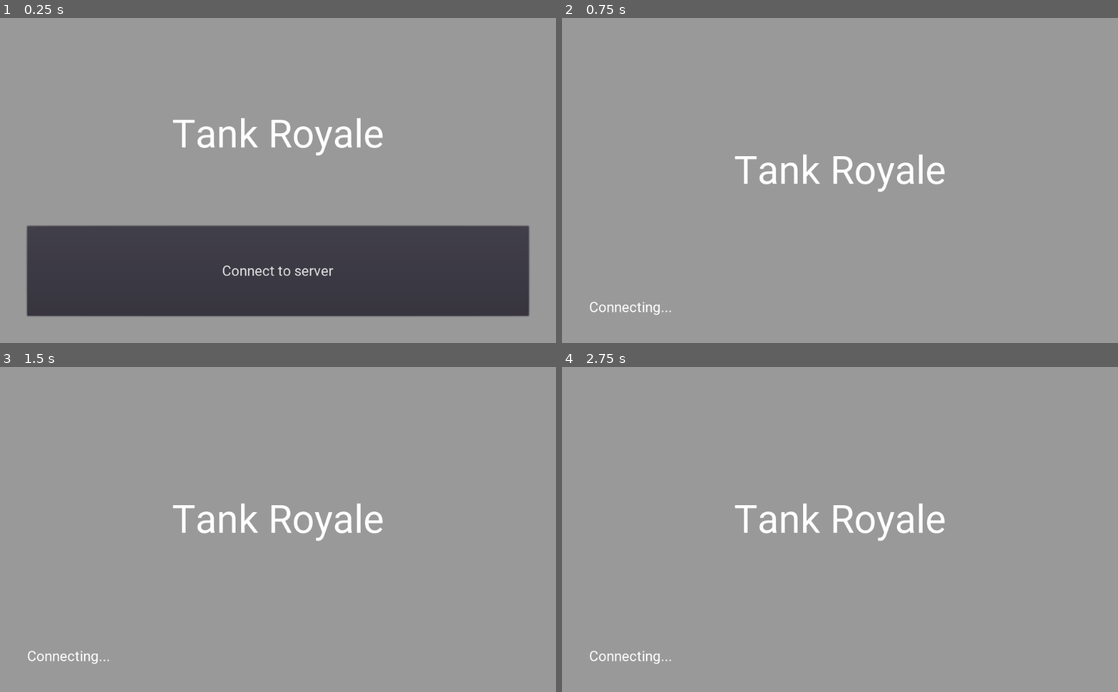
Above: before the commit, frames 1-4 (two rows, left to right).
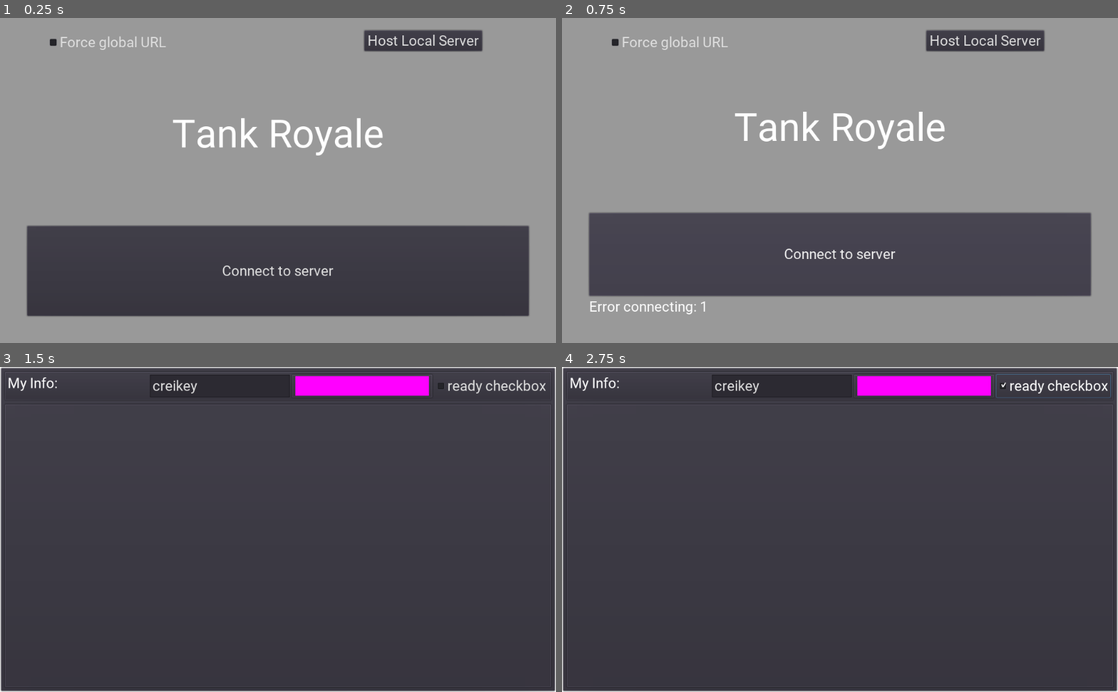
Above: after the commit, the same moments.

Repository: creikey/tank-royale
Game: Godot game, scene res://TitleConnectScreen.tscn
Same seed, same stepped clock (60 frames per second), same inputs: the game is played once before the commit and once after it.
Inputs (mouse positions are in pixels of both pictures, inside the frame that each line leads up to):
- Up to frame 1 (0.25 s): no input
- Up to frame 2 (0.75 s): click "Connect to server" at 0.5 s
- Up to frame 3 (1.5 s): click (422, 389) at 1.25 s, where only the run after the commit has a clickable "Host Local Server"
- Up to frame 4 (2.75 s): click (1051, 386) at 2 s, where only the run after the commit has a clickable "ready checkbox"

The runs differ from the first frame. In frame 1, 1.6% of the frame differs, in the area x 8-87%, y 3-11%; in frame 2, 28%; in frame 3, 99%; in frame 4, 99%, in the area x 0-100%, y 0-100%.

Commit message:
Get better working player death and minimize errors

Diff:
--- a/src/Bullet.gd
+++ b/src/Bullet.gd
@@ -6,6 +6,13 @@
 
 var movement_vector: Vector2 = Vector2(1, 0)
 var my_owner_id := 1
+
+func _ready():
+	get_tree().connect("network_peer_disconnected", self, "_player_disconnected")
+
+func _player_disconnected(id):
+	if my_owner_id == id:
+		queue_free()
 
 func _physics_process(delta):
 	if not is_network_master():
--- a/src/CameraTarget.gd
+++ b/src/CameraTarget.gd
@@ -1,24 +1,29 @@
 extends Node2D
 
-var cur_target: Node2D = null setget set_cur_target
+var cur_target: Node2D = null
 #var map_size: Vector2 = Vector2(1000, 1000)
 
-func set_cur_target(new_cur_target):
-	cur_target = new_cur_target
+#func set_cur_target(new_cur_target):
+#	cur_target = new_cur_target
+#	if cur_target != null:
+#		print("New camera target: ", new_cur_target.name)
+# warning-ignore:return_value_discarded
+#		cur_target.connect("die", self, "_on_cur_target_dead")
+#	else:
+#		print("New camerat target is null!")
+
+#func _on_cur_target_dead():
+#	print("Cur target died!")
+#	cur_target = null
+
+func _process(_delta):
 	if cur_target != null:
-		print("New camera target: ", new_cur_target.name)
-		cur_target.connect("die", self, "_on_cur_target_dead")
-	else:
-		print("New camerat arget is null!")
-
-func _on_cur_target_dead():
-	print("Cur target died!")
-	cur_target = null
-
-func _process(delta):
-	if cur_target != null:
-		global_position = cur_target.global_position
-		return
+		if not cur_target.visible:
+			cur_target = null
+		else:
+			$Camera2D.zoom = Vector2(1, 1)
+			global_position = cur_target.global_position
+			return
 
 	var map_size := LobbySingleton.map_size
 	var wall_length := LobbySingleton.wall_length
--- a/src/GameStartCountdown.gd
+++ b/src/GameStartCountdown.gd
@@ -1,7 +1,7 @@
 extends Label
 
 
-func _process(delta):
+func _process(_delta):
 	if LobbySingleton.start_game_countdown < 3.0:
 		visible = true
 		text = str("Game starting in: ", LobbySingleton.start_game_countdown)
--- a/src/GeneratedMap.gd
+++ b/src/GeneratedMap.gd
@@ -77,7 +77,7 @@
 		var row: int = spawn_point_data["row"]
 		var column: int = spawn_point_data["column"]
 
-		print(id,"	",row,"	",column)
+#		print(id,"	",row,"	",column)
 
 		id_to_spawnpoint[id] = Vector2(row, column)*wall_length + Vector2(wall_length, wall_length)/2.0
 
@@ -93,7 +93,7 @@
 	rpc("add_maze_bodies")
 	rpc("spawn_players")
 
-func spawn_player(peer_id: int, info: Dictionary, is_my_player: bool, spawnpoint: Vector2) -> Node2D:
+func spawn_player(peer_id: int, info: Dictionary, spawnpoint: Vector2) -> Node2D:
 	var cur_player = preload("res://Player.tscn").instance()
 	cur_player.set_name(str(peer_id))
 #	cur_player.get_node("Camera2D").current = is_my_player
@@ -104,16 +104,17 @@
 
 	get_node(players_path).add_child(cur_player)
 	cur_player.position = spawnpoint
+	cur_player.enable()
 	return cur_player
 
 remotesync func spawn_players():
 	var my_id: int = get_tree().get_network_unique_id()
 	if my_id != 1:
-		var my_player := spawn_player(my_id, LobbySingleton.my_info, true, id_to_spawnpoint[my_id])
+		var my_player := spawn_player(my_id, LobbySingleton.my_info, id_to_spawnpoint[my_id])
 		get_node(camera_target_path).cur_target = my_player
 
 	for id in LobbySingleton.player_info.keys():
-		spawn_player(id, LobbySingleton.player_info[id], false, id_to_spawnpoint[id])
+		var _new_player = spawn_player(id, LobbySingleton.player_info[id], id_to_spawnpoint[id])
 
 remotesync func add_maze_bodies():
 	var wall_length := LobbySingleton.wall_length
--- a/src/GridBackground.gd
+++ b/src/GridBackground.gd
@@ -1,7 +1,7 @@
 extends CanvasLayer
 
 
-func _process(delta):
+func _process(_delta):
 	$Sprite.region_rect.size = get_viewport().size
 #	$Sprite.region_rect.position = get_parent().get_parent().get_viewport().get_final_transform().origin
 #	print(get_parent().name)
--- a/src/LeaderboardPanelContainer.gd
+++ b/src/LeaderboardPanelContainer.gd
@@ -5,6 +5,7 @@
 onready var information_vbox = $V
 
 func _ready():
+# warning-ignore:return_value_discarded
 	LobbySingleton.connect("player_info_updated", self, "_on_player_info_updated")
 	_on_player_info_updated()
 
@@ -21,6 +22,7 @@
 			continue
 		c.queue_free()
 
-	_add_player(get_tree().get_network_unique_id(), LobbySingleton.my_info["username"], LobbySingleton.my_info["score"])
+	if not get_tree().is_network_server():
+		_add_player(get_tree().get_network_unique_id(), LobbySingleton.my_info["username"], LobbySingleton.my_info["score"])
 	for id in LobbySingleton.player_info.keys():
 		_add_player(id, LobbySingleton.player_info[id]["username"], LobbySingleton.player_info[id]["score"])
--- a/src/LobbySingleton.gd
+++ b/src/LobbySingleton.gd
@@ -2,9 +2,10 @@
 
 # singleton for lobby management
 
-const port = 443
-const max_players = 4
-const url = "wss://a-hoy.club:" + str(port)
+const global_port = 443
+const global_url = "wss://a-hoy.club:" + str(global_port)
+const local_port = 8885
+const local_url = "ws://127.0.0.1:" + str(local_port)
 
 const map_size := 15
 const wall_length = 200.0
@@ -19,32 +20,44 @@
 # have to wait for players to load in main scene
 var players_done_configuring = []
 # Player info, associate ID to data
-var player_info = {}
+remote var player_info = {}
 # Info we send to other players
 var my_info = { username = "creikey", color = Color8(255, 0, 255), ready = false, score = 0 }
 
 var game_active := false
-var printed_polling := false
-# Connect all functions
+
+func _get_adjacent_file(filename: String):
+	return load(ProjectSettings.globalize_path(str("res://", filename)))
 
 func _ready():
+
+	# cli loading of certs and game start
 	var args := OS.get_cmdline_args()
 	if args.size() > 0:
+		var processed_args = args
+
+		for i in processed_args.size():
+			processed_args[i] = processed_args[i].trim_prefix("--")
+
 		server = WebSocketServer.new()
-#		server.bind_ip = bind_ip
-		server.private_key = load("res://privkey.key")
-		server.ssl_certificate = load("res://fullchain.crt")
-		server.ca_chain = load("res://ca-certificates.crt")
+
+		server.private_key = _get_adjacent_file(processed_args[0])
+		server.ssl_certificate = _get_adjacent_file(processed_args[1])
+		server.ca_chain = _get_adjacent_file(processed_args[2])
+
+		activate_server(global_port)
 
 # warning-ignore:return_value_discarded
-		server.listen(port, PoolStringArray(), true)
-		get_tree().set_network_peer(server)
-		print("Serving on port ", port, "...")
 	var _err := get_tree().connect("network_peer_connected", self, "_player_connected")
 	_err = get_tree().connect("network_peer_disconnected", self, "_player_disconnected")
 	_err = get_tree().connect("connected_to_server", self, "_connected_ok")
 	_err = get_tree().connect("connection_failed", self, "_connected_fail")
 	_err = get_tree().connect("server_disconnected", self, "_server_disconnected")
+
+func activate_server(port: int):
+	server.listen(port, PoolStringArray(), true)
+	get_tree().set_network_peer(server)
+	print("Serving on port ", port, "...")
 
 
 func _everybody_ready() -> bool:
@@ -66,9 +79,6 @@
 func _process(delta):
 	if server != null:
 		if server.is_listening():
-			if not printed_polling:
-				print("polling!")
-				printed_polling = true
 			server.poll()
 			if game_active:
 				return
@@ -96,6 +106,10 @@
 
 func _player_connected(id):
 	# Called on both clients and server when a peer connects. Send my info to it.
+#	if get_tree().is_network_server() and game_active:
+#		rset_id(id, "player_info", player_info)
+#		rpc_id(id, "pre_configure_game")
+
 	print("Player connected: ", id)
 	rpc_id(id, "register_player", my_info)
 
@@ -126,8 +140,6 @@
 
 remotesync func clear_players_done():
 	players_done_configuring.clear()
-
-
 #	get_node("/root/Main/SpawnPoints").add_player(my_player, spawnpoint_name)
 #	get_node("/root/Main/Players").add_child(my_player)
 
@@ -135,6 +147,7 @@
 	get_tree().set_pause(true)
 	var self_peer_id = get_tree().get_network_unique_id()
 
+# warning-ignore:return_value_discarded
 	get_tree().change_scene("res://Main.tscn")
 #	yield(get_tree().create_timer(0.2), "timeout")
 
@@ -143,8 +156,8 @@
 
 #	for p in player_info:
 #		spawn_player(p, player_info[p], false, "test")
-
-	rpc_id(1, "done_preconfiguring", self_peer_id)
+	if self_peer_id != 1:
+		rpc_id(1, "done_preconfiguring", self_peer_id)
 
 remote func done_preconfiguring(who):
 	# Here are some checks you can do, for example
@@ -168,6 +181,7 @@
 
 func my_info_changed():
 	rpc("register_player", my_info)
+	emit_signal("player_info_updated")
 #	for id in player_info.keys():
 #		rpc_id(id, "register_player", my_info)
 #	rpc_id(1, "register_player", my_info)
--- a/src/Main.gd
+++ b/src/Main.gd
@@ -1,19 +1,40 @@
 extends Node2D
 
-func _process(delta):
+func _get_enabled_players() -> Array:
+	var to_return: Array = []
+	for c in $Players.get_children():
+		if c.visible:
+			to_return.append(c)
+	return to_return
+
+func _process(_delta):
 	if get_tree().get_network_unique_id() != 1: # only check on the server
 		return
-	if LobbySingleton.player_info.keys().size() + 1 > 1: # must add one, excludes my info
-		if $Players.get_children().size() <= 1:
-			var player_nodes: Array = $Players.get_children()
+#	print(LobbySingleton.player_info.keys())
+	if LobbySingleton.player_info.keys().size() > 1: # more than one player
+		var player_nodes: Array = _get_enabled_players()
+		if player_nodes.size() == 1: # only one player left, winner!
+
 			if $CameraTarget.cur_target != player_nodes[0]:
-				$CameraTarget.cur_target = player_nodes[0]
+				rpc("focus_on_remaining_player")
+#			if player_nodes.size() == 0:
+#				$CameraTarget.cur_target = null
+#			elif $CameraTarget.cur_target != player_nodes[0]:
+#				$CameraTarget.cur_target = player_nodes[0]
 			if $ReloadGameTimer.is_stopped():
 				$ReloadGameTimer.start()
-	elif $Players.get_children().size() <= 0:
+		elif player_nodes.size() == 0: # nobody left, immediately restart
+			$ReloadGameTimer.stop()
+			reload_game()
+	elif _get_enabled_players().size() <= 0:
 		reload_game()
 #	if ($Players.get_children().size() <= 1 and LobbySingleton.player_info.keys().size > 1) or :
 #		rpc_id(1, "reload_game")
+
+remotesync func focus_on_remaining_player():
+	var player_nodes: Array = _get_enabled_players()
+#	if $CameraTarget.cur_target != player_nodes[0]:
+	$CameraTarget.cur_target = player_nodes[0]
 
 func reload_game():
 	LobbySingleton.rpc("clear_players_done")
--- /dev/null
+++ b/src/MidjoinLobby.tscn
@@ -0,0 +1,26 @@
+[gd_scene load_steps=2 format=2]
+
+[ext_resource path="res://theme.tres" type="Theme" id=1]
+
+[node name="MidjoinLobby" type="Node2D"]
+
+[node name="CanvasLayer" type="CanvasLayer" parent="."]
+
+[node name="PanelContainer" type="PanelContainer" parent="CanvasLayer"]
+anchor_right = 1.0
+anchor_bottom = 1.0
+theme = ExtResource( 1 )
+__meta__ = {
+"_edit_use_anchors_": false
+}
+
+[node name="VBoxContainer" type="VBoxContainer" parent="CanvasLayer/PanelContainer"]
+margin_left = 7.0
+margin_top = 7.0
+margin_right = 1017.0
+margin_bottom = 593.0
+
+[node name="WarningLabel" type="Label" parent="CanvasLayer/PanelContainer/VBoxContainer"]
+margin_right = 1010.0
+margin_bottom = 32.0
+text = "Game has already started! Click the join button once you're alright with your info"
--- a/src/Player.gd
+++ b/src/Player.gd
@@ -1,8 +1,6 @@
 extends KinematicBody2D
 
 const speed = 500.0
-
-signal die
 
 export (PackedScene) var bullet_pack
 
@@ -14,7 +12,13 @@
 #remotesync var vertical_input := 0.0
 
 func _ready():
+	disable()
+	get_tree().connect("network_peer_disconnected", self, "_player_disconnected")
 	target_transform = global_transform
+
+func _player_disconnected(id):
+	if get_network_master() == id:
+		queue_free()
 
 func set_username(new_username):
 	username = new_username
@@ -32,17 +36,22 @@
 	cur_bullet.set_network_master(1)
 
 func _input(event):
+	if not visible:
+		return
 	if is_network_master() and event.is_action_pressed("g_fire"):
 		number_of_bullets += 1
 		rpc("fire_bullet", global_transform, Vector2(1, 0).rotated(rotation), str(name,"_",number_of_bullets), get_tree().get_network_unique_id())
 
 func _physics_process(delta):
+	if not visible:
+		return
 	if is_network_master():
 		var horizontal := float(Input.is_action_pressed("g_right")) - float(Input.is_action_pressed("g_left"))
 		var vertical := float(Input.is_action_pressed("g_down")) - float(Input.is_action_pressed("g_up"))
 		rotation += deg2rad(horizontal*360.0*delta)
 		var _vel := move_and_slide(Vector2(speed*vertical, 0.0).rotated(rotation + PI))
 		rset_unreliable("target_transform", global_transform)
+#		print("Transmitting!")
 	else:
 		global_transform = target_transform
 	$UsernameLabel.rect_rotation = -rad2deg(rotation)
@@ -53,7 +62,16 @@
 #	emit_signal("die")
 #	queue_free()
 
+func enable():
+	visible = true
+	$CollisionShape2D.disabled = false
+
+func disable():
+	visible = false
+	$CollisionShape2D.disabled = true
+
 remotesync func die():
 #	rpc("delete_myself")
-	emit_signal("die")
-	queue_free()
+#	emit_signal("die")
+#	queue_free()
+	disable()
--- a/src/Player.tscn
+++ b/src/Player.tscn
@@ -39,9 +39,6 @@
 "_edit_use_anchors_": false
 }
 
-[node name="Camera2D" type="Camera2D" parent="."]
-smoothing_enabled = true
-
 [node name="UsernameLabel" type="Label" parent="."]
 margin_left = -112.0
 margin_top = -137.0
--- a/src/TitleConnectScreen.gd
+++ b/src/TitleConnectScreen.gd
@@ -2,10 +2,11 @@
 
 export (NodePath) var connect_button_path
 export (NodePath) var status_label_path
+export (NodePath) var force_global_checkbox_path
 
 onready var connect_button = get_node(connect_button_path)
 onready var status_label = get_node(status_label_path)
-
+onready var force_global_checkbox = get_node(force_global_checkbox_path)
 
 
 func _on_ConnectButton_pressed():
@@ -14,22 +15,44 @@
 	status_label.visible = true
 
 	LobbySingleton.client = WebSocketClient.new()
+# warning-ignore:return_value_discarded
 	LobbySingleton.client.connect("connection_error", self, "_on_connection_error")
-	var err: int = LobbySingleton.client.connect_to_url(LobbySingleton.url, PoolStringArray(), true)
+
+	# choose local url if in editor
+	var my_url: String = LobbySingleton.local_url
+	if OS.has_feature("standalone") or force_global_checkbox.pressed:
+		my_url = LobbySingleton.global_url
+
+	var err: int = LobbySingleton.client.connect_to_url(my_url, PoolStringArray(), true)
 	if err != OK:
 		status_label.text = str("Error connecting: ", str(err))
 		connect_button.visible = true
 		return
 	get_tree().set_network_peer(LobbySingleton.client)
+# warning-ignore:return_value_discarded
+	get_tree().connect("connection_failed", self, "_on_connection_error")
+# warning-ignore:return_value_discarded
+	get_tree().connect("connected_to_server", self, "_on_connected")
+
+func _on_connected():
+# warning-ignore:return_value_discarded
+	get_tree().change_scene("res://Lobby.tscn")
 
 func _on_connection_error():
 	status_label.text = str("Error connecting: Could not connect to server")
 	connect_button.visible = true
 	return
 
-func _process(_delta):
-	if LobbySingleton.client != null and LobbySingleton.client.get_connection_status() == WebSocketClient.CONNECTION_CONNECTED:
-		status_label.text = "Connected!"
+# func _process(_delta):
+	# if LobbySingleton.client != null and LobbySingleton.client.get_connection_status() == WebSocketClient.CONNECTION_CONNECTED:
+		# status_label.text = "Connected!"
 #		yield(get_tree().create_timer(0.5), "timeout")
 	# warning-ignore:return_value_discarded
-		get_tree().change_scene("res://Lobby.tscn")
+		# get_tree().change_scene("res://Lobby.tscn")
+
+
+
+func _on_HostLocalServerButton_pressed():
+	LobbySingleton.server = WebSocketServer.new()
+	LobbySingleton.activate_server(LobbySingleton.local_port)
+	get_tree().change_scene("res://Lobby.tscn")
--- a/src/TitleConnectScreen.tscn
+++ b/src/TitleConnectScreen.tscn
@@ -1,8 +1,9 @@
-[gd_scene load_steps=6 format=2]
+[gd_scene load_steps=7 format=2]
 
 [ext_resource path="res://theme.tres" type="Theme" id=1]
 [ext_resource path="res://TitleConnectScreen.gd" type="Script" id=2]
 [ext_resource path="res://Roboto-Regular.ttf" type="DynamicFontData" id=3]
+[ext_resource path="res://VisibleOnEditorBuild.gd" type="Script" id=4]
 
 [sub_resource type="StyleBoxFlat" id=1]
 content_margin_left = 50.0
@@ -18,6 +19,7 @@
 script = ExtResource( 2 )
 connect_button_path = NodePath("../TitleConnectScreen/UI/PanelContainer/TitleScreen/ConnectButton")
 status_label_path = NodePath("../TitleConnectScreen/UI/PanelContainer/TitleScreen/StatusLabel")
+force_global_checkbox_path = NodePath("UI/ForceGlobalCheckbox")
 
 [node name="UI" type="CanvasLayer" parent="."]
 
@@ -59,4 +61,29 @@
 margin_top = 467.0
 margin_right = 924.0
 margin_bottom = 499.0
+
+[node name="ForceGlobalCheckbox" type="CheckBox" parent="UI"]
+margin_left = 86.3733
+margin_top = 24.8094
+margin_right = 310.373
+margin_bottom = 64.8094
+theme = ExtResource( 1 )
+text = "Force global URL"
+script = ExtResource( 4 )
+__meta__ = {
+"_edit_use_anchors_": false
+}
+
+[node name="HostLocalServerButton" type="Button" parent="UI"]
+margin_left = 670.938
+margin_top = 22.5625
+margin_right = 887.938
+margin_bottom = 60.5625
+theme = ExtResource( 1 )
+text = "Host Local Server"
+script = ExtResource( 4 )
+__meta__ = {
+"_edit_use_anchors_": false
+}
 [connection signal="pressed" from="UI/PanelContainer/TitleScreen/ConnectButton" to="." method="_on_ConnectButton_pressed"]
+[connection signal="pressed" from="UI/HostLocalServerButton" to="." method="_on_HostLocalServerButton_pressed"]
--- /dev/null
+++ b/src/VisibleOnEditorBuild.gd
@@ -0,0 +1,4 @@
+extends Control
+
+func _ready():
+	visible = not OS.has_feature("standalone")
